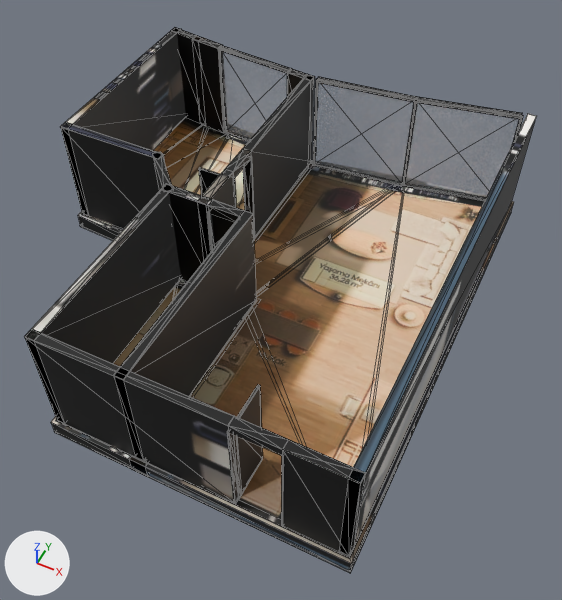
A saved change to the glTF model akasya-3d/ortak-1/model.glb.
The view is the same before and after, from a camera (50 mm lens) standing at (5.41, -9.41, 11.36) and looking at (0.94, -0.48, 0.19). The axes (+X, +Y, +Z) are drawn at lower left. The lights are the same throughout. The picture after the commit comes second. Mesh edges are drawn as thin lines. Where no turn or scale is listed for an object, it has been applied to the vertices. Vertices at exactly the same position are counted once.
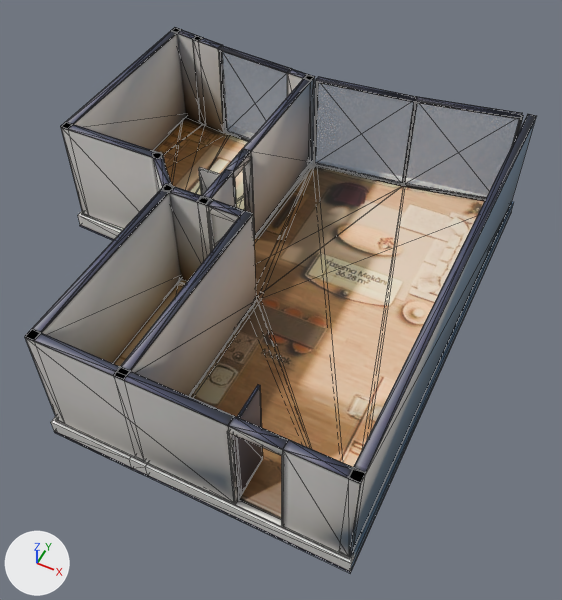
The change, as a list of edits to the scene's bpy script:
```text
Change mat_baked:
    where n3 = _N.new('ShaderNodeMapping'); n3.name = 'Mapping'
    n3.inputs[1].default_value: (0.000991, -14.98, 0.0) -> (0.000943, -14.7, 0.0)  # 'Location'
    n3.inputs[3].default_value: (15.92, 15.98, 1.0) -> (15.98, 15.68, 1.0)  # 'Scale'
Change me_mesh_0:
    used by ob_mesh_0; location = (-4.19, 4.59, -0.36)
    remove me_mesh_0.from_pydata(...)  # 944 vertices, 1664 faces; spans x 0.0..8.38, y -9.18..0.0, z 0.0..2.62
    add me_mesh_0.from_pydata(...)  # 1007 vertices, 1798 faces; spans x 0.0..8.38, y -9.18..0.0, z 0.0..2.62
    me_mesh_0 part 1
    10 vertices are removed from x 2.34..8.3, y -9.1..-4.41, z 0.36..2.61
    215 faces are deleted
    65 vertices are added at x 2.33..8.3, y -9.09..-0.64, z 0.0..2.61
    8 new vertices lie (0.0, -0.17, 0.0) away from vertices in x 0.08..8.3, y -8.93..-4.41, z 0.36..2.61
    349 new faces join them
    me_mesh_0 part 2: 1238 kept faces spanning x 0.0..8.38, y -9.18..0.0, z 0.0..2.62 get new texture (UV) coordinates
```

Location of each change, (x1, y1, x2, y2) in pixels of the pictures (562 x 600 px):
'Mesh_0', surface changed, reshaped (black to grey)
    before: (24, 27, 536, 573)
    after: (25, 27, 536, 573)
part 1 of me_mesh_0, reshaped
    both: (25, 118, 536, 573)
part 2 of me_mesh_0, surface changed (black to grey)
    both: (25, 28, 536, 573)
